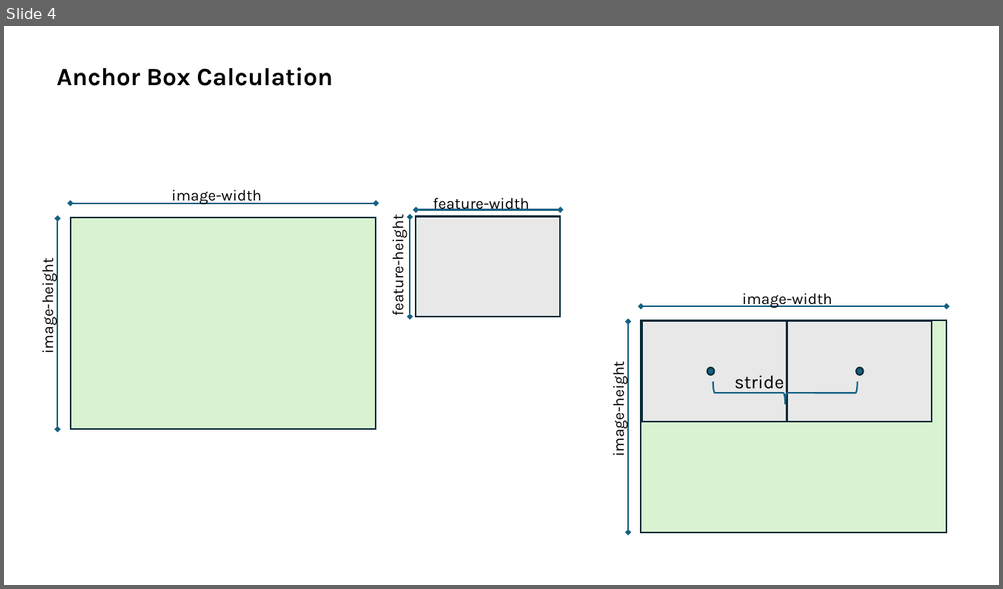
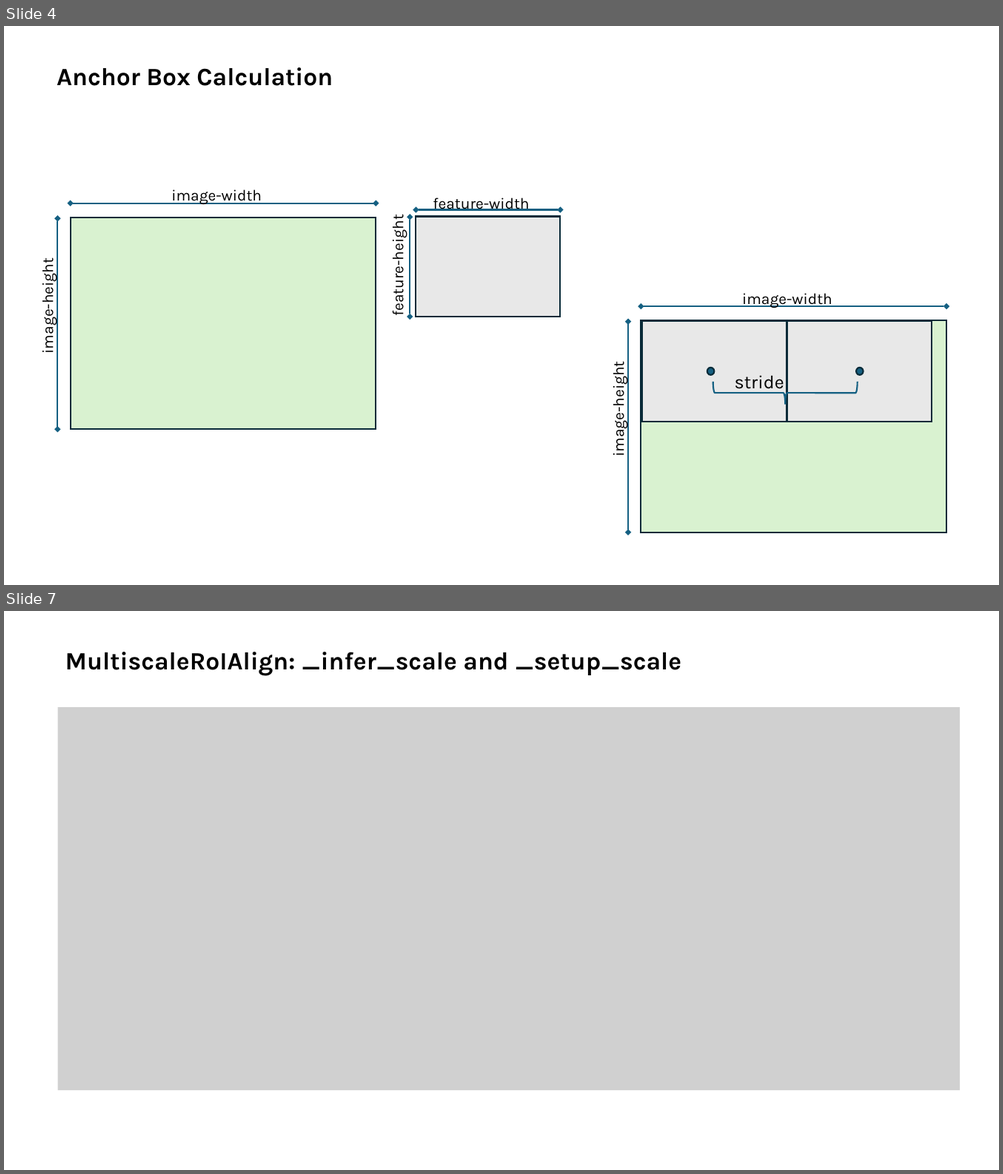
Before and after one commit to s-reaungamornrat/video_processing, a slide deck: mask_rcnn/doc/networks.pptx. Shown one above the other, each under a label of ours: slide 4 before the commit, slides 4 and 7 after it; the slides between them are not shown. The pictures are 1003x589 and 1003x1174 pixels, drawn with LibreOffice and Linux fonts; fonts in the diff are those of the drawing; grey boxes stand for pictures. Boxes give left, top, right and bottom in pixels: in the first picture for what was removed or moved away, otherwise in the second. Text is boxed around its words. In the diff, an @@ line names an element or a change of style, - is before the commit and + after.

```diff
--- a/mask_rcnn/doc/networks.pptx
+++ b/mask_rcnn/doc/networks.pptx
@@ slide 7 added at <box>4,611,999,1170</box>, background #FFFFFF @@
@@ text added at <box>65,652,681,676</box>, 24 pt, text #000000, bold @@
+MultiscaleRoIAlign: _infer_scale and _setup_scale
@@ picture added at <box>58,707,960,1091</box> @@
```
Also in this commit, not shown: 1 slide changed, 4 other slides added, 12 other files.
